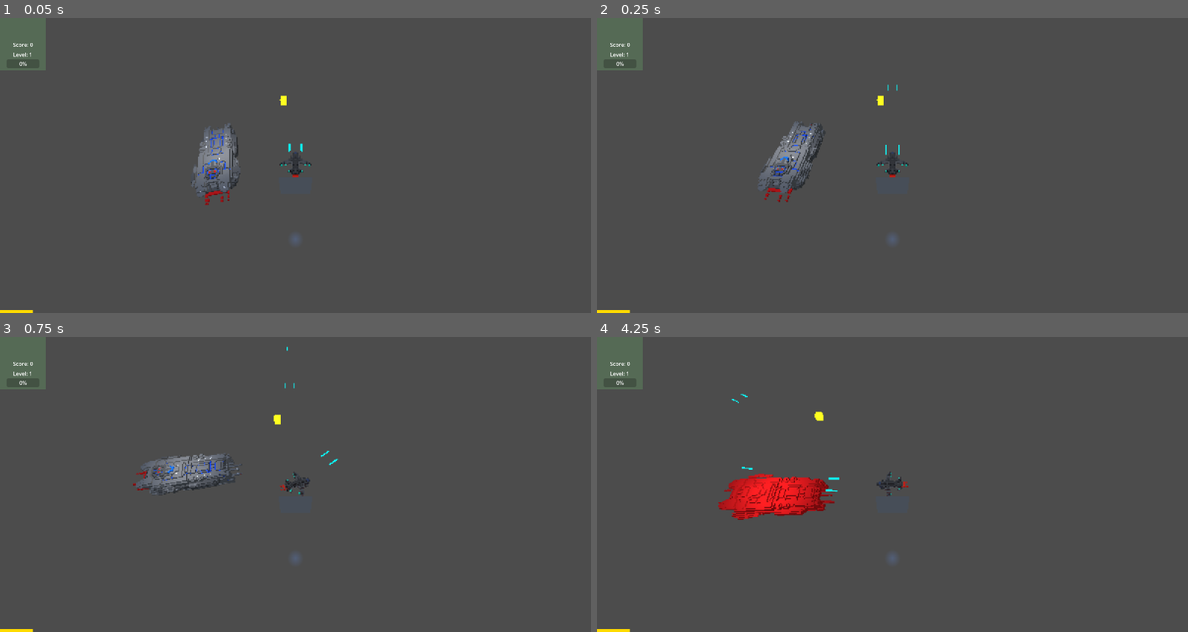
Above: before the commit, frames 1-4 (two rows, left to right).
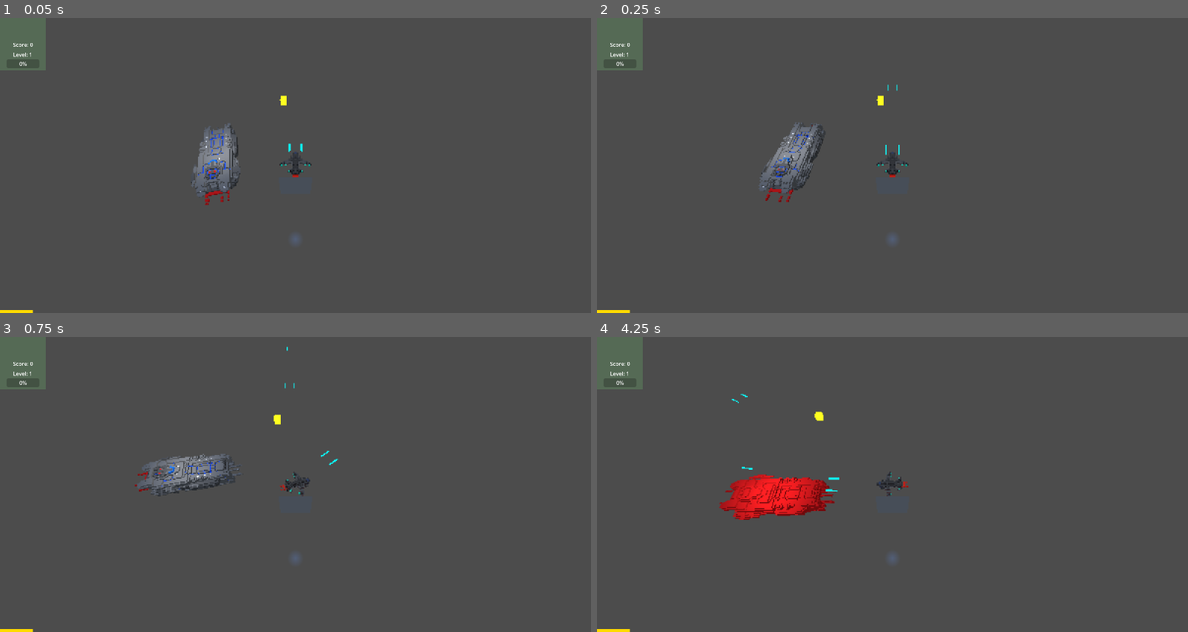
Above: after the commit, the same moments.

Repository: EvergreenSpock/Space-Survivors
Game: Godot game, scene res://Scenes/main_scene.tscn
The game is run twice, just before and just after one commit, with the same random seed, the same clock (stepped at 60 frames per second) and the same inputs. A sky picture missing from this copy of the repository is replaced by a grey-blue gradient.
Inputs (mouse positions are in pixels of both pictures, inside the frame that each line leads up to):
- Up to frame 1 (0.05 s): no input
- Up to frame 2 (0.25 s): no input
- Up to frame 3 (0.75 s): tap Enter (interact, bound only after the commit) at 0.5 s; move the mouse to (425, 469) at 0.52 s; hold Right (move_right) from 0.53 s (still down); hold Enter (interact, bound only after the commit) from 0.53 s (still down)
- Up to frame 4 (4.25 s): move the mouse to (774, 499) at 1.27 s; release Right (move_right) at 1.28 s; release Enter (interact, bound only after the commit) at 1.28 s; hold S (move_back) 1.28-2.03 s; tap Shift (boost) at 1.35 s; tap Enter (interact, bound only after the commit) at 1.55, 2.85 s; move the mouse to (951, 419) at 2.02 s; hold Right (move_right) 2.03-2.78 s; hold Enter (interact, bound only after the commit) 2.03-2.78 s; click (951, 419) at 2.1 s; move the mouse to (862, 543) at 2.77 s; hold W (move_forward) 2.78-3.53 s; move the mouse to (1069, 528) at 3.52 s; hold Left (move_left) from 3.53 s (still down); hold Enter (interact, bound only after the commit) from 3.53 s (still down)

Frame 1 is identical in both runs. In frame 2, 0.6% of the frame differs, in the area x 27-39%, y 35-63%; in frame 3, 0.6%; in frame 4, 0.9%, in the area x 20-41%, y 46-62%.

Commit message:
simple submit before I fuck everything up

Diff:
--- a/Scenes/enemy.tscn
+++ b/Scenes/enemy.tscn
@@ -51,7 +51,7 @@
 &"hit": SubResource("Animation_287tu")
 }
 
-[node name="Enemy" type="CharacterBody3D"]
+[node name="Enemy" type="CharacterBody3D" groups=["Enemy"]]
 script = ExtResource("1_afpow")
 
 [node name="CollisionShape3D" type="CollisionShape3D" parent="."]
@@ -80,7 +80,7 @@
 }
 
 [node name="Pew Pew" parent="." instance=ExtResource("4_287tu")]
-transform = Transform3D(1, 0, 0, 0, 1, 0, 0, 0, 1, 0, -1, -5.6564)
+transform = Transform3D(1, 0, 0, 0, 1, 0, 0, 0, 1, 0, -0.349429, -5.91935)
 
 [node name="BulletCooldown" type="Timer" parent="."]
 one_shot = true
--- a/Scenes/enemy_spawner.gd
+++ b/Scenes/enemy_spawner.gd
@@ -8,20 +8,22 @@
 var spawn_timer := 1.0
 var current_enemies: Array = []
 
-@onready var player := get_tree().get_root().get_node("Main Scene/Player")
-
-
-
+@onready var player := get_tree().get_root().get_node_or_null("Main Scene/Player")
 
 func _process(delta: float) -> void:
+	# Update player reference in case it was freed and respawned
+	if not is_instance_valid(player):
+		player = get_tree().get_root().get_node_or_null("Main Scene/Player")
+
+	if not is_instance_valid(player):
+		return  # Player doesn't exist yet — don't spawn anything
+
 	spawn_timer += delta
 
-	# Periodically spawn if limit not reached
 	if spawn_timer >= spawn_interval and current_enemies.size() < max_enemies:
 		spawn_timer = 0.0
 		spawn_enemy()
 
-	# Clean up nulls
 	current_enemies = current_enemies.filter(func(e): return is_instance_valid(e))
 
 func spawn_enemy():
@@ -42,7 +44,7 @@
 	)
 
 	var spawn_position = player.global_position + offset
-	enemy.global_position = spawn_position  # 🔄 Move this before add_child!
+	enemy.global_position = spawn_position
 
 	var enemy_container = get_tree().get_current_scene().get_node("EnemyContainer")
 	if not enemy_container:
@@ -52,5 +54,4 @@
 	enemy_container.add_child(enemy)
 	current_enemies.append(enemy)
 
-
 	print("Enemy initial position (pre-add): ", spawn_position)
--- a/Scenes/in_game_ui.tscn
+++ b/Scenes/in_game_ui.tscn
@@ -48,3 +48,27 @@
 offset_right = 80.0
 offset_bottom = 100.0
 script = ExtResource("3_gtfj6")
+
+[node name="Retry" type="ColorRect" parent="."]
+layout_mode = 1
+anchors_preset = 15
+anchor_right = 1.0
+anchor_bottom = 1.0
+grow_horizontal = 2
+grow_vertical = 2
+color = Color(0, 0, 0, 0.376471)
+
+[node name="Label" type="Label" parent="Retry"]
+layout_mode = 1
+anchors_preset = 8
+anchor_left = 0.5
+anchor_top = 0.5
+anchor_right = 0.5
+anchor_bottom = 0.5
+offset_left = -20.0
+offset_top = -11.5
+offset_right = 20.0
+offset_bottom = 11.5
+grow_horizontal = 2
+grow_vertical = 2
+text = "Press Enter to retry."
--- a/Scenes/player.tscn
+++ b/Scenes/player.tscn
@@ -67,7 +67,7 @@
 &"hit": SubResource("Animation_x3wgy")
 }
 
-[node name="Player" type="CharacterBody3D"]
+[node name="Player" type="CharacterBody3D" groups=["Player"]]
 transform = Transform3D(1.98927, 0, 0, 0, 1.98927, 0, 0, 0, 1.98927, 0, 0, 0)
 script = ExtResource("1_6t5aa")
 
--- a/Scripts/enemy.gd
+++ b/Scripts/enemy.gd
@@ -3,36 +3,39 @@
 @export var desired_distance := 20.0
 @export var distance_tolerance := 5.0
 @export var max_distance := 35.0
-#@export var fire_cooldown := 0
 @export var speed := 30
 
 @onready var gunBarrel = $"Pew Pew/RayCast3D"
-@onready var player := get_tree().get_root().get_node("Main Scene/Player")
+@onready var player = get_tree().get_root().get_node_or_null("Main Scene/Player")
 var can_fire := true
 var bullet = load("res://Scenes/heavy_bullet.tscn")
 var instance
-var bullet_cooldown_is_ready:bool = true
+var bullet_cooldown_is_ready: bool = true
 
 func _ready() -> void:
 	xp_orb_scene = preload("res://Scenes/xp_orb.tscn")
 	print("Enemy ready at: ", global_position)
 
 func ai_get_direction():
+	if not is_instance_valid(player):
+		can_fire = false
+		return Vector3.ZERO
+
 	var to_player = player.global_position - global_position
 	var distance = to_player.length()
 
 	if distance < desired_distance - distance_tolerance:
 		can_fire = false
-		return -to_player  # Too close → retreat
+		return -to_player
 	elif distance <= desired_distance + distance_tolerance:
 		can_fire = true
-		return Vector3.ZERO  # In sweet spot → hold position
+		return Vector3.ZERO
 	elif distance <= max_distance:
 		can_fire = true
-		return to_player  # Within range → approach
+		return to_player
 	else:
 		can_fire = false
-		return to_player  # Too far → pursue aggressively
+		return to_player
 
 func ai_move():
 	var direction = ai_get_direction()
@@ -43,14 +46,20 @@
 		velocity = Vector3.ZERO
 
 func _process(delta):
+	if not is_instance_valid(player):
+		return  # Player is gone — skip processing
+
 	ai_move()
+
 	if !is_facing_player() and can_fire:
 		face_player(3.0, delta)
+
 	var direction = ai_get_direction()
 	if direction != Vector3.ZERO:
 		var target_basis = Basis.looking_at(direction.normalized(), Vector3.UP)
-		global_transform.basis = global_transform.basis.slerp(target_basis, 3 * get_process_delta_time())
-		global_position.y = 2.0
+		global_transform.basis = global_transform.basis.slerp(target_basis, 3 * delta)
+
+	global_position.y = 2.0
 
 	if bullet_cooldown_is_ready and can_fire and is_facing_player():
 		bullet_cooldown_is_ready = false
@@ -61,7 +70,7 @@
 		get_tree().current_scene.add_child(instance)
 
 func _on_bullet_cooldown_timeout() -> void:
-	bullet_cooldown_is_ready = true; # Replace with function body.
+	bullet_cooldown_is_ready = true
 
 func is_facing_player(threshold: float = 1.0) -> bool:
 	if not is_instance_valid(player):
@@ -72,6 +81,7 @@
 	var alignment = forward.dot(to_player)
 
 	return alignment >= threshold
+
 func face_player(turn_speed := 3.0, delta := 1.0) -> void:
 	if not is_instance_valid(player):
 		return
@@ -81,7 +91,6 @@
 	global_transform.basis = global_transform.basis.slerp(target_basis, turn_speed * delta)
 
 func death() -> void:
-
 	var orb = xp_orb_scene.instantiate()
 	get_tree().get_root().add_child(orb)
 	orb.global_position = global_position
--- a/Scripts/heavy_bullet.gd
+++ b/Scripts/heavy_bullet.gd
@@ -20,7 +20,7 @@
 		collider.apply_damage(damage)
 		particles.emitting = true
 		mesh.visible = false
-		await get_tree().create_timer(0.5).timeout
+		#await get_tree().create_timer(0.5).timeout
 		queue_free()
 
 
--- a/Scripts/player.gd
+++ b/Scripts/player.gd
@@ -39,10 +39,10 @@
 func _ready():
 	leftBoostTrail = get_node("Pivot/ShipMesh/LeftEngineBoostTrail")
 	rightBoostTrail = get_node("Pivot/ShipMesh/RightEngineBoostTrail")
+	$PlayerCamera/InGameUI/Retry.hide()
 
 func _physics_process(_delta):
 	var direction = Vector3.ZERO
-
 	if Input.is_action_pressed("move_right"):
 		direction.x += 1
 	if Input.is_action_pressed("move_left"):
@@ -84,6 +84,10 @@
 
 		$FuelExhaustion.start()
 
+	elif Input.is_action_pressed("interact") and $PlayerCamera/InGameUI/Retry.visible:
+		queue_free()
+		get_tree().reload_current_scene()
+
 	else: # could probably do this better and not have run every update frame
 		speed = default_speed
 
@@ -122,10 +126,15 @@
 	#print("XP collected! New total: ", xp)
 
 func _on_bullet_cooldown_timeout() -> void:
-	bullet_cooldown_is_ready = true; # Replace with function body.
+	if can_fire:
+		bullet_cooldown_is_ready = true; # Replace with function body.
 
 
 func _on_fuel_exhaustion_timeout() -> void:
 	fuel_exhausted = false
-#func death() -> void:
-	#pass
+func death() -> void:
+	can_fire = false
+	$PlayerCamera/InGameUI/Retry.show()
+	$".".hide()
+	#await get_tree().create_timer(1).timeout
+	#queue_free()
--- a/Scripts/ship.gd
+++ b/Scripts/ship.gd
@@ -57,4 +57,4 @@
 	stats_changed.emit(health, max_health, shield, max_shield)
 
 func death() -> void:
-	health += 100
+	queue_free()
--- a/Scripts/xp_orb.gd
+++ b/Scripts/xp_orb.gd
@@ -11,6 +11,7 @@
 
 func _physics_process(delta):
 	if not is_instance_valid(player):
+		queue_free()
 		return
 
 	var distance = global_position.distance_to(player.global_position)
--- a/project.godot
+++ b/project.godot
@@ -65,6 +65,18 @@
 "events": [Object(InputEventMouseButton,"resource_local_to_scene":false,"resource_name":"","device":-1,"window_id":0,"a …(253 unchanged characters)…
 ]
 }
+interact={
+"deadzone": 0.5,
+"events": [Object(InputEventKey,"resource_local_to_scene":false,"resource_name":"","device":0,"window_id":0,"alt_pressed":false,"shift_pressed":false,"ctrl_pressed":false,"meta_pressed":false,"pressed":false,"keycode":0,"physical_keycode":4194309,"key_label":0,"unicode":0,"location":0,"echo":false,"script":null)
+]
+}
+
+[layer_names]
+
+3d_physics/layer_1="Player Collision"
+3d_physics/layer_2="Player Bullets"
+3d_physics/layer_3="Enemy Collision "
+3d_physics/layer_4="Enemy Bullets"
 
 [rendering]
 
